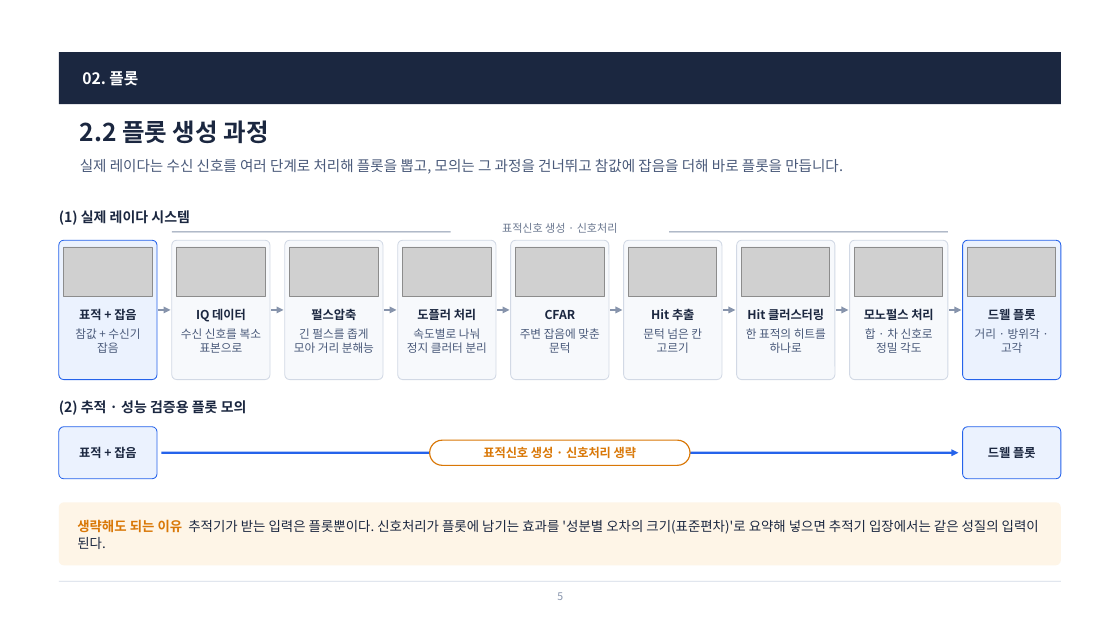
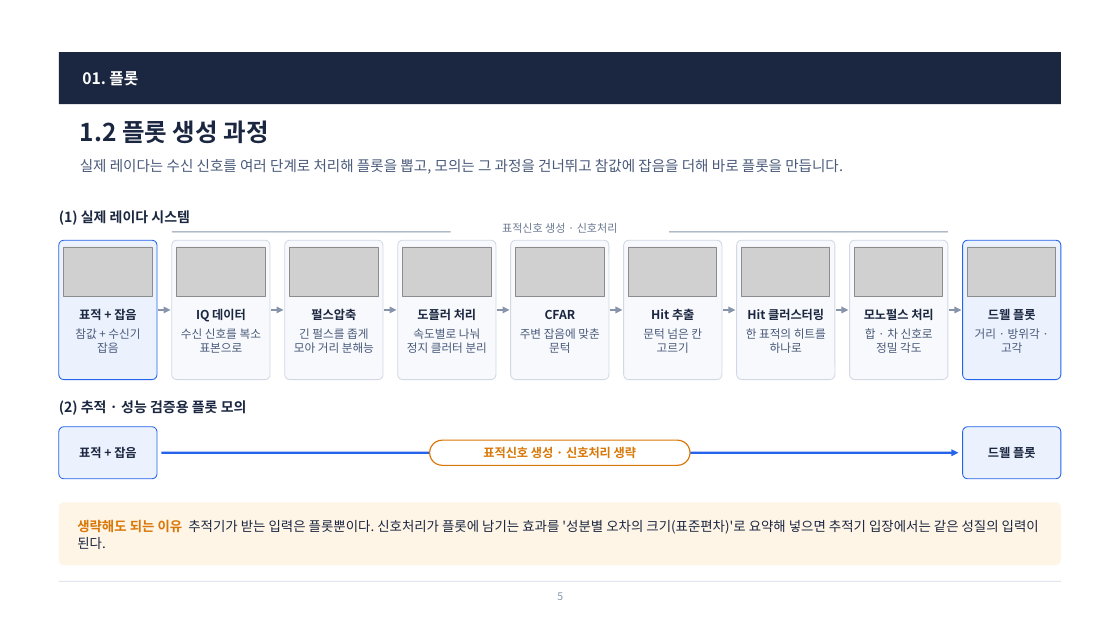
Before and after one commit to harley-hwan/radar-sw-study, a slide deck: slide 5 of Part4_Plot_Clutter_Sim/ref/산출물/Chapter4_PlotClutterSim.pptx. Drawn at 1120x630 pixels with LibreOffice and Linux fonts; fonts in the diff are those of the drawing; grey boxes stand for pictures. Boxes give left, top, right and bottom in pixels: in the first picture for what was removed or moved away, otherwise in the second. Text is boxed around its words. In the diff, an @@ line names an element or a change of style, - is before the commit and + after.

```diff
--- a/Part4_Plot_Clutter_Sim/ref/산출물/Chapter4_PlotClutterSim.pptx
+++ b/Part4_Plot_Clutter_Sim/ref/산출물/Chapter4_PlotClutterSim.pptx
@@ text at box(82, 71, 138, 86): text changed @@
-02. 플롯
+01. 플롯
@@ title at box(80, 120, 268, 144): text changed @@
-2.2 플롯 생성 과정
+1.2 플롯 생성 과정
```
Also in this commit, not shown: 11 other slides changed, 10 slides added, 15 slides removed, 9 other files.
